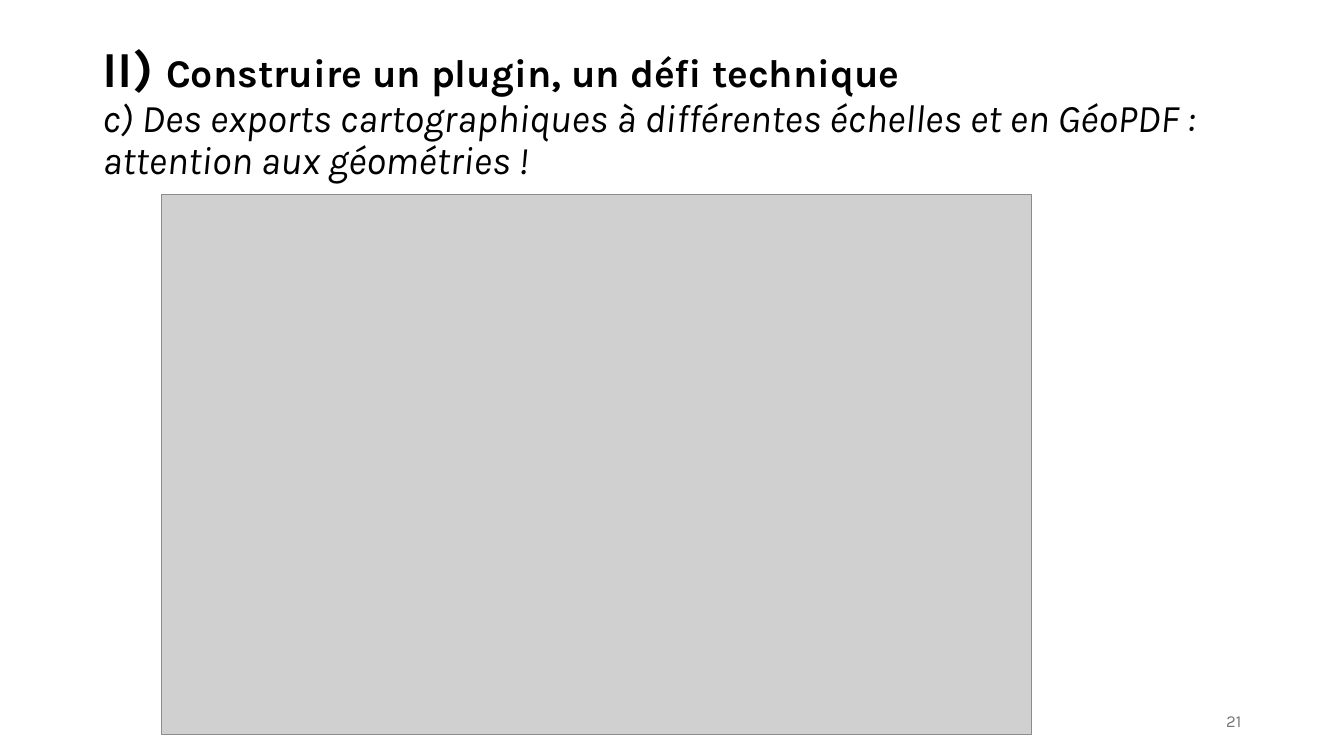
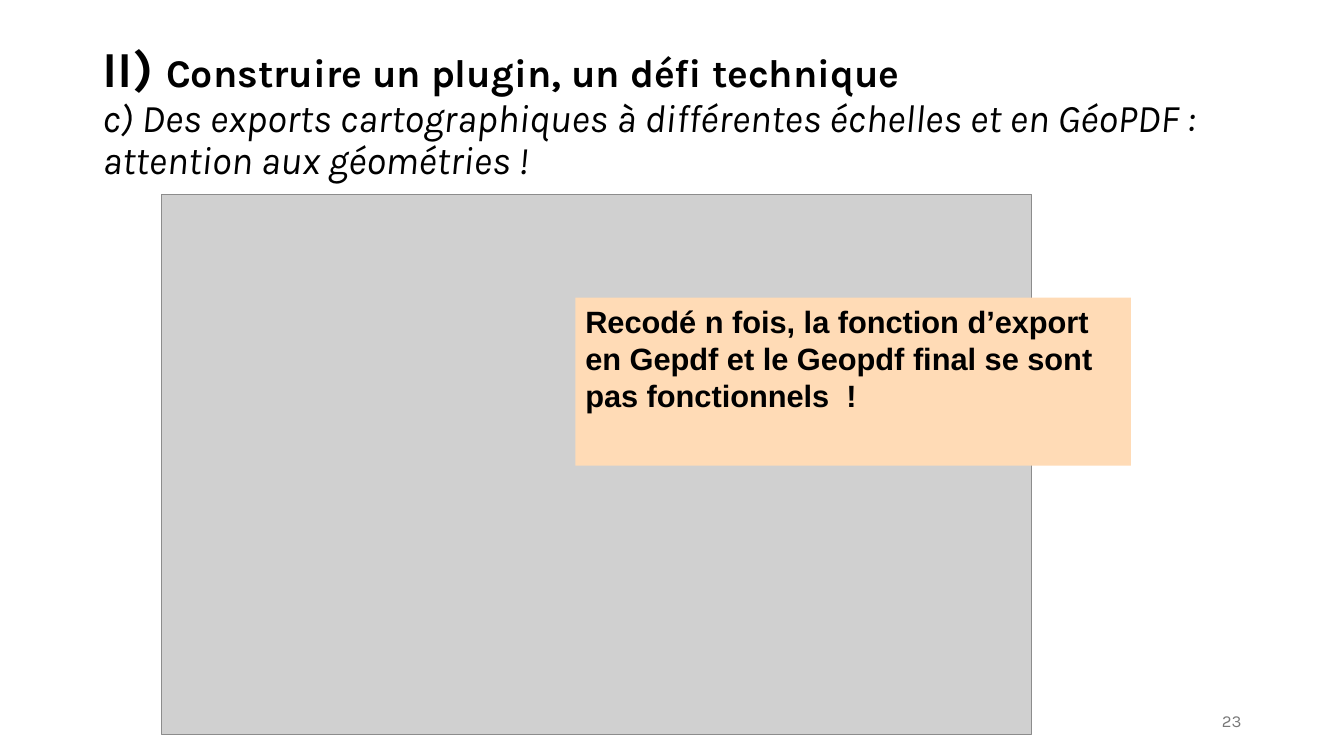
Before and after one commit to tomflyjc/Instruction_ADS, a slide deck: slide 23 of plugin_Instruction_ADS.odp (slide 21 before the commit). Drawn at 1344x756 pixels with LibreOffice and Linux fonts; fonts in the diff are those of the drawing; grey boxes stand for pictures; background and template pictures are left out. Boxes give left, top, right and bottom in pixels: in the first picture for what was removed or moved away, otherwise in the second. Text is boxed around its words. In the diff, an @@ line names an element or a change of style, - is before the commit and + after.

```diff
--- a/plugin_Instruction_ADS.odp
+++ b/plugin_Instruction_ADS.odp
@@ rectangle added at bbox=[576, 297, 1131, 466], fill #FFDBB6, 22 pt, text #000000, bold @@
+Recodé n fois, la fonction d’export en Gepdf et le Geopdf final se sont pas fonctionnels !
@@ page number at bbox=[1222, 716, 1242, 727]: text changed @@
-21
+23
```
Also in this commit, not shown: 15 other slides changed, 8 slides added, 6 slides removed.
